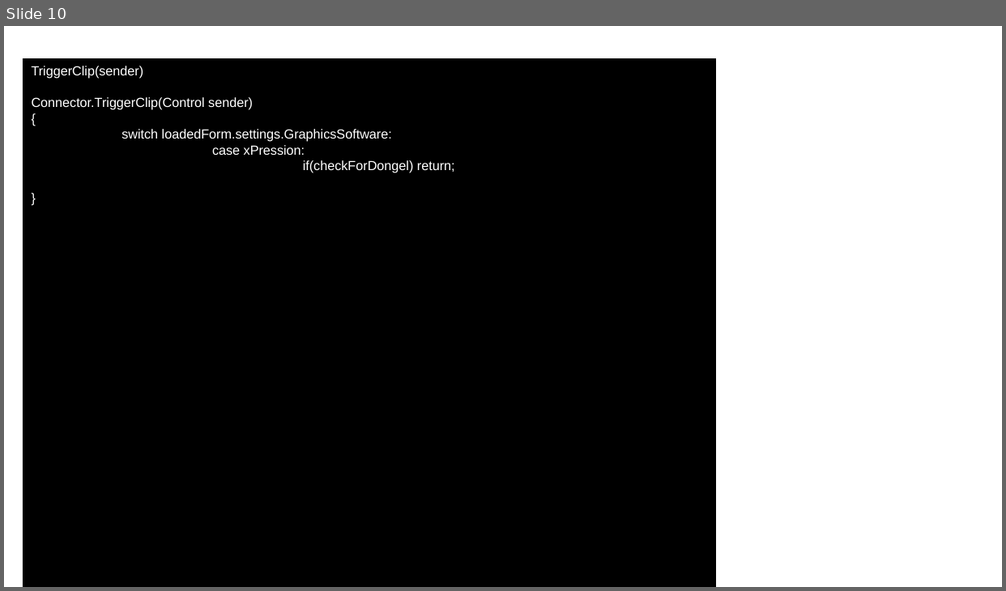
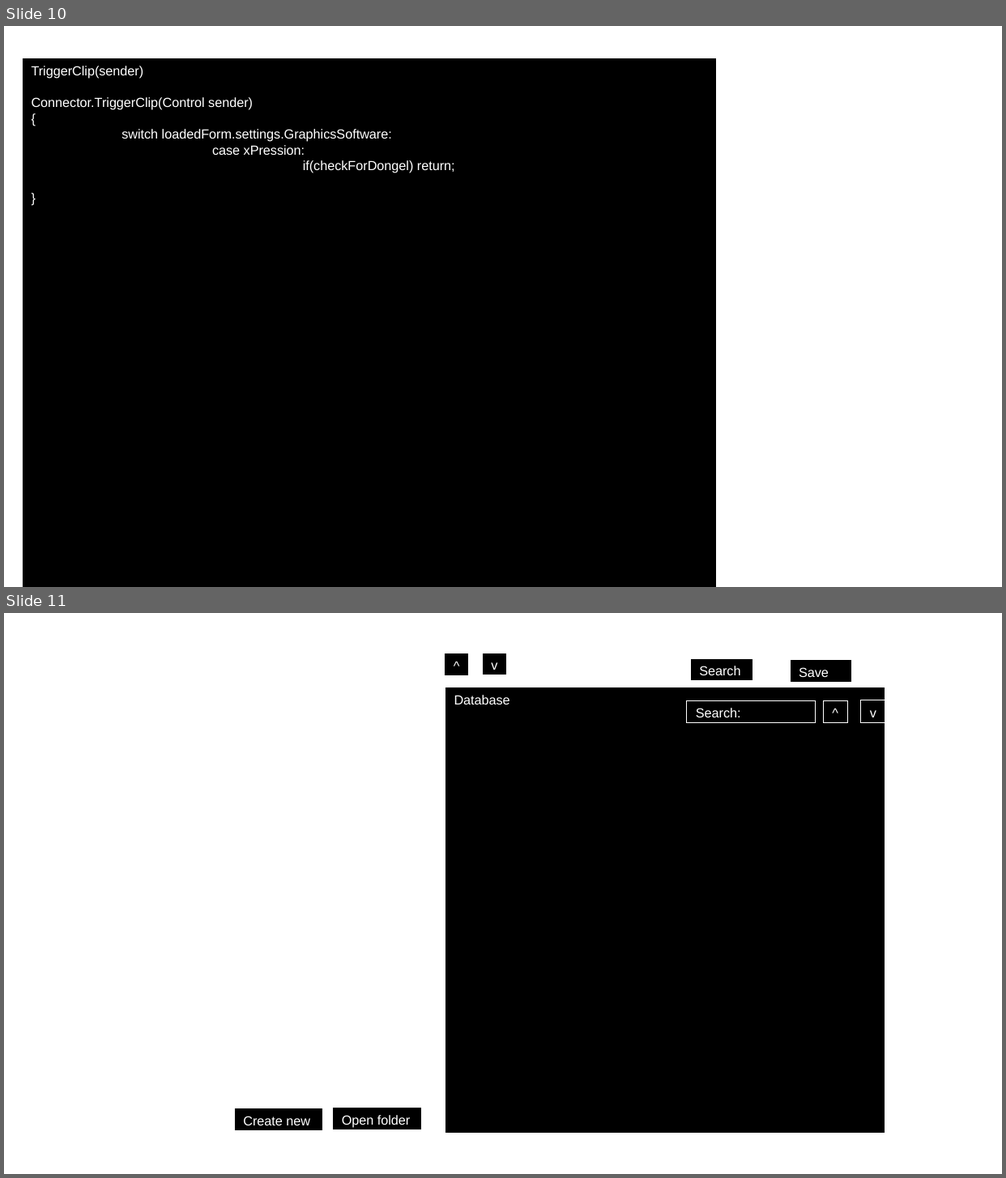
Before and after one commit to Uviloc/Operators_Solution, a slide deck: Connection/Uncompiled_Files/Project Structure.odp. Shown one above the other, each under a label of ours: slide 10 before the commit, slides 10 and 11 after it. The pictures are 1006x591 and 1006x1178 pixels, drawn with LibreOffice and Linux fonts; fonts in the diff are those of the drawing. Boxes give left, top, right and bottom in pixels: in the first picture for what was removed or moved away, otherwise in the second. Text is boxed around its words. In the diff, an @@ line names an element or a change of style, - is before the commit and + after.

```diff
--- a/Connection/Uncompiled_Files/Project Structure.odp
+++ b/Connection/Uncompiled_Files/Project Structure.odp
@@ slide 11 added at box(4, 613, 1002, 1174), background #FFFFFF @@
@@ rectangle added at box(445, 653, 470, 676), fill #000000, outline #FFFFFF 0 pt, 10.5 pt, text #FFFFFF @@
+^
@@ rectangle added at box(482, 653, 506, 675), fill #000000, outline #FFFFFF 0 pt, 10.5 pt, text #FFFFFF @@
+v
@@ rectangle added at box(690, 658, 753, 681), fill #000000, outline #FFFFFF 0 pt, 10.5 pt, text #FFFFFF @@
+Search
@@ rectangle added at box(790, 660, 853, 683), fill #000000, outline #FFFFFF 0 pt, 10.5 pt, text #FFFFFF @@
+Save
@@ rectangle added at box(445, 688, 885, 1134), fill #000000, outline #FFFFFF 0 pt, 10.5 pt, text #FFFFFF @@
+Database
@@ rectangle added at box(687, 700, 816, 723), fill #000000, outline #FFFFFF 0 pt, 10.5 pt, text #FFFFFF @@
+Search:
@@ rectangle added at box(824, 700, 848, 723), fill #000000, outline #FFFFFF 0 pt, 10.5 pt, text #FFFFFF @@
+^
@@ rectangle added at box(862, 700, 886, 722), fill #000000, outline #FFFFFF 0 pt, 10.5 pt, text #FFFFFF @@
+v
@@ rectangle added at box(234, 1109, 323, 1131), fill #000000, outline #FFFFFF 0 pt, 10.5 pt, text #FFFFFF @@
+Create new
@@ rectangle added at box(333, 1109, 421, 1131), fill #000000, outline #FFFFFF 0 pt, 10.5 pt, text #FFFFFF @@
+Open folder
```
Also in this commit, not shown: 1 other slide added, 21 other files.
